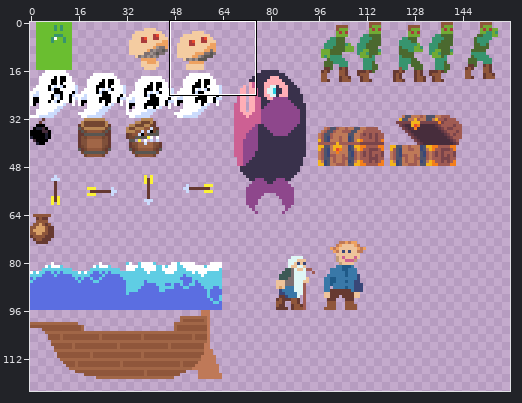
Edited in one commit: sprite sheet (resources/textures/Entities.png). Above, an overview of the earlier version with the close-up marked.
Close-up. The starting point:
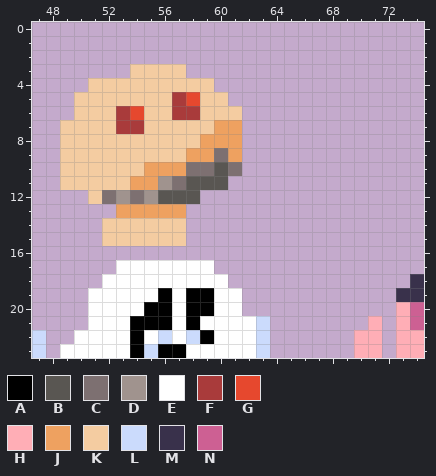
The file is 512x512 pixels. Colours within 5 levels of each other are drawn and written as one. Shown: x 47..74, y 0..23. The wide view leaves out empty margins.
Palette (. is transparent): A #000000  B #595652  C #7d7071  D #a0938e  E #ffffff  F #a93b3b  G #e6482e  H #ffaeb6  J #eea160  K #f4cca1  L #cbdbfc  M #39314b  N #cd6093
Pixels before, first column x 47:
 3 .......KKKK.................
 4 ....KKKKKKKKK...............
 5 ...KKKKKKKFGKK..............
 6 ...KKKFGKKFFKKK.............
 7 ..KKKKFFKKKKKJJ.............
 8 ..KKKKKKKKKKJJJ.............
 9 ..KKKKKKKKKJJCJ.............
10 ..KKKKKKJJJCCBC.............
11 ..KKKKKJJDCBBB..............
12 ....KCDCDBBB................
13 ......JJJJJ.................
14 .....KKKKKK.................
15 .....KKKKKK.................
16 ............................
17 ......EEEEEEE...............
18 .....EEEEEEEEE.............M
19 ....EEEEEAEAAEE...........MM
20 ....EEEEAAEAAEE...........HN
21 ....EEEAAAEAEEEEL.......H.HN
22 L..EEEEAELELAEEEL......HH.HH
23 L.EEEEEALAAEEEEEL......HH.HH
After:
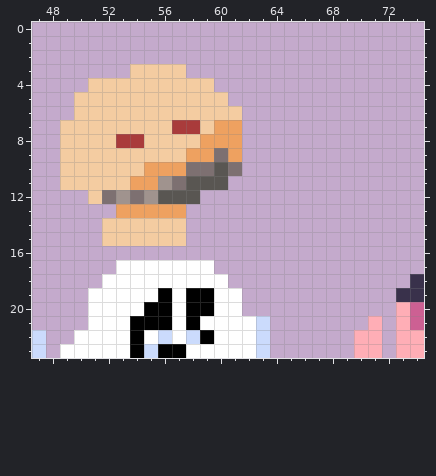
The commit says: Secondary jump sprite
Difference:
Changed rows in their new state; - is an unchanged pixel.
first column x 53:
 5 ----KK
 6 KK--KK
 7 KK--FF
 8 FF----
Where, in picture pixels (left, top, right, bottom), the same in both close-ups:
changed: (116, 92, 200, 148)
